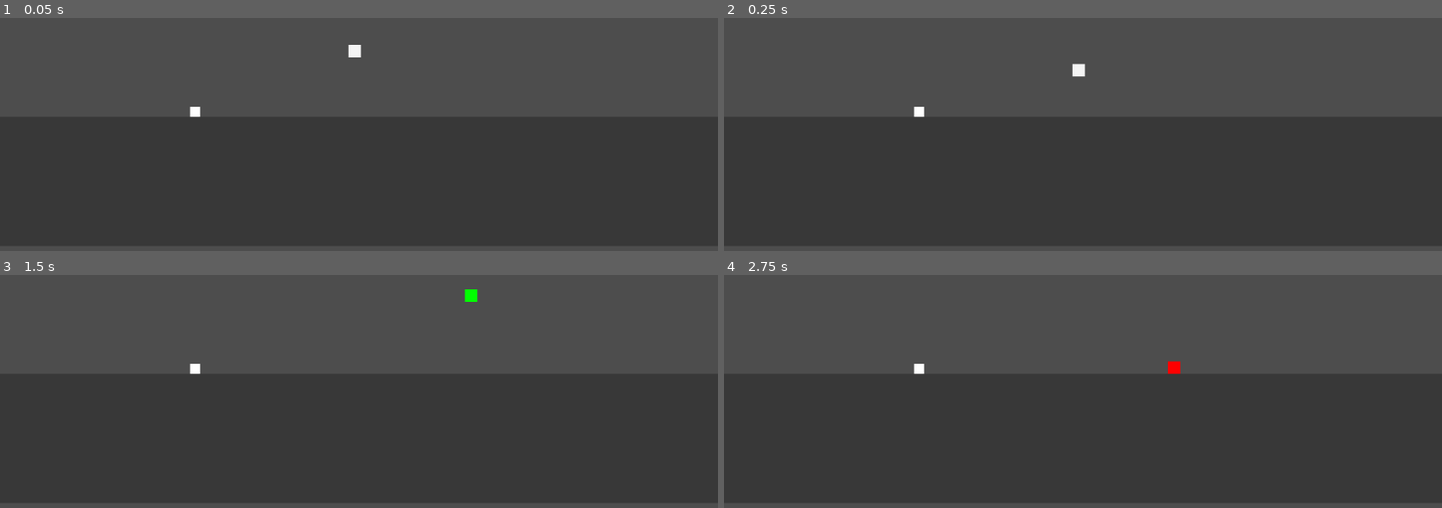
Above: before the commit, frames 1-4 (two rows, left to right).
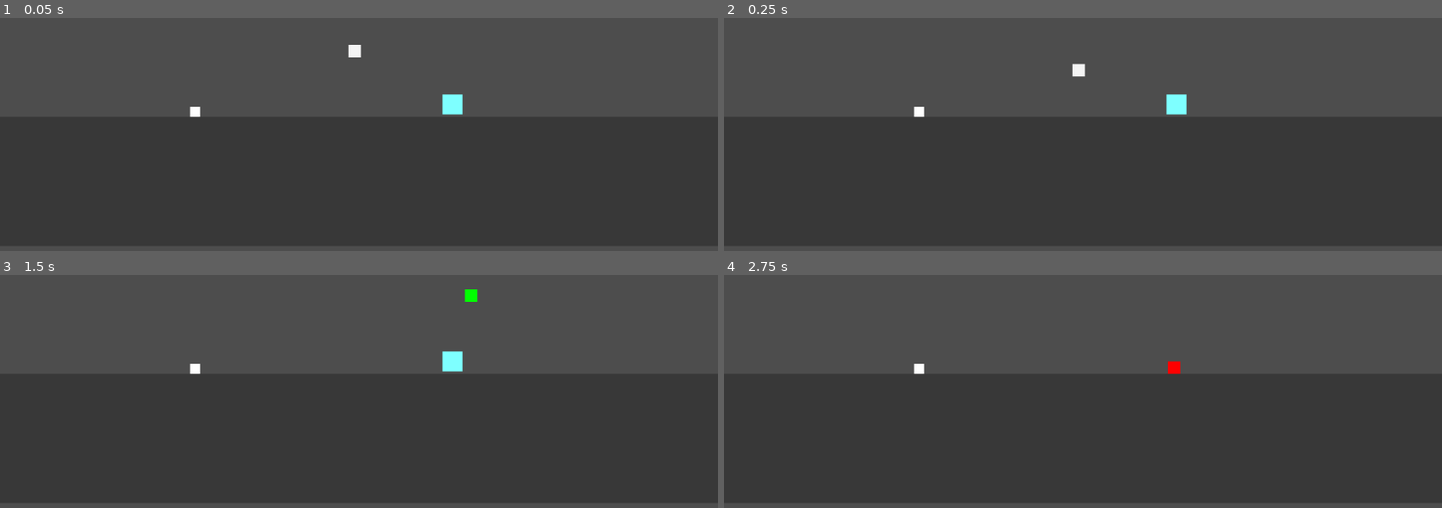
Above: after the commit, the same moments.

Repository: IllinaBurlace/Spell-Puzzle-Platformer
Game: Godot game, scene res://Scenes/test_map.tscn
The game is run twice, just before and just after one commit, with the same random seed, the same clock (stepped at 60 frames per second) and the same inputs.
Inputs (mouse positions are in pixels of both pictures, inside the frame that each line leads up to):
- Up to frame 1 (0.05 s): no input
- Up to frame 2 (0.25 s): no input
- Up to frame 3 (1.5 s): move the mouse to (516, 286) at 0.52 s; hold D (right) from 0.53 s (still down); tap E (cast) at 0.6 s; click (516, 286) at 0.67 s; tap Space (jump) at 0.77 s; move the mouse to (215, 326) at 1.27 s; tap F (spell) at 1.35 s
- Up to frame 4 (2.75 s): tap Space (jump) at 1.52 s; move the mouse to (outside the picture) at 2.02 s; release D (right) at 2.03 s; hold A (left) from 2.03 s (still down); tap E (cast) at 2.1 s

The runs differ from the first frame. In frame 1, 0.3% of the frame differs, in the area x 61-65%, y 32-42%; in frame 2, 0.3%; in frame 3, 0.3%; in frame 4, nothing differs.

Commit message:
Added cylinder upgrades

Diff:
--- /dev/null
+++ b/Scenes/cylinder_upgrade.tscn
@@ -0,0 +1,19 @@
+[gd_scene load_steps=3 format=3 uid="uid://bbgt23eislljd"]
+
+[ext_resource type="Script" uid="uid://dnmsnugkfll2" path="res://Scripts/cylinder_upgrade.gd" id="1_jcxu8"]
+
+[sub_resource type="RectangleShape2D" id="RectangleShape2D_3xget"]
+size = Vector2(32, 32)
+
+[node name="CylinderUpgrade" type="Area2D"]
+script = ExtResource("1_jcxu8")
+
+[node name="Polygon2D" type="Polygon2D" parent="."]
+color = Color(0.49411765, 1, 1, 1)
+polygon = PackedVector2Array(0, 0, 32, 0, 32, 32, 0, 32)
+
+[node name="CollisionShape2D" type="CollisionShape2D" parent="."]
+position = Vector2(16, 16)
+shape = SubResource("RectangleShape2D_3xget")
+
+[connection signal="body_entered" from="." to="." method="_on_body_entered"]
--- a/Scenes/test_map.tscn
+++ b/Scenes/test_map.tscn
@@ -1,8 +1,9 @@
-[gd_scene load_steps=6 format=4 uid="uid://bgg5f6s52r6ib"]
+[gd_scene load_steps=7 format=4 uid="uid://bgg5f6s52r6ib"]
 
-[ext_resource type="Texture2D" uid="uid://d18db1mpe6v74" path="res://Assets/New Piskel.png" id="1_orl8w"]
+[ext_resource type="Texture2D" uid="uid://ciywcupi7jlol" path="res://Assets/New Piskel.png" id="1_orl8w"]
 [ext_resource type="PackedScene" uid="uid://cywcer40qcjdc" path="res://Scenes/player.tscn" id="2_8xpg0"]
 [ext_resource type="PackedScene" uid="uid://hnked78bqli5" path="res://Scenes/casting_table.tscn" id="3_8xpg0"]
+[ext_resource type="PackedScene" uid="uid://bbgt23eislljd" path="res://Scenes/cylinder_upgrade.tscn" id="4_gbc2j"]
 
 [sub_resource type="TileSetAtlasSource" id="TileSetAtlasSource_gbc2j"]
 texture = ExtResource("1_orl8w")
@@ -24,3 +25,6 @@
 
 [node name="CastingTable" parent="." instance=ExtResource("3_8xpg0")]
 position = Vector2(305, 416)
+
+[node name="CylinderUpgrade" parent="." instance=ExtResource("4_gbc2j")]
+position = Vector2(710, 396)
--- /dev/null
+++ b/Scripts/cylinder_upgrade.gd
@@ -0,0 +1,7 @@
+extends Area2D
+
+func _on_body_entered(body: Node2D) -> void:
+	if body is Player:
+		var player: Player = body
+		player.cylinder.grow_queue()
+		queue_free()
